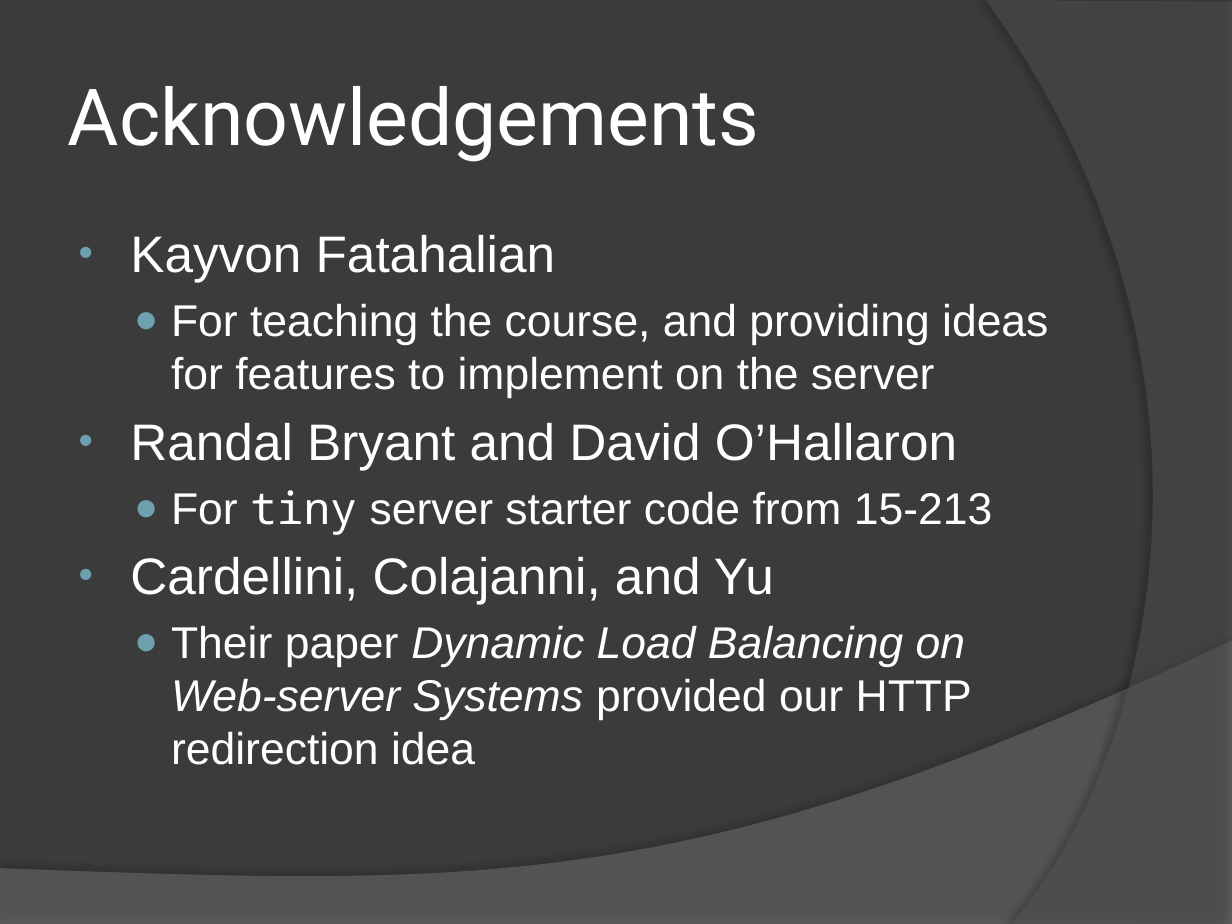
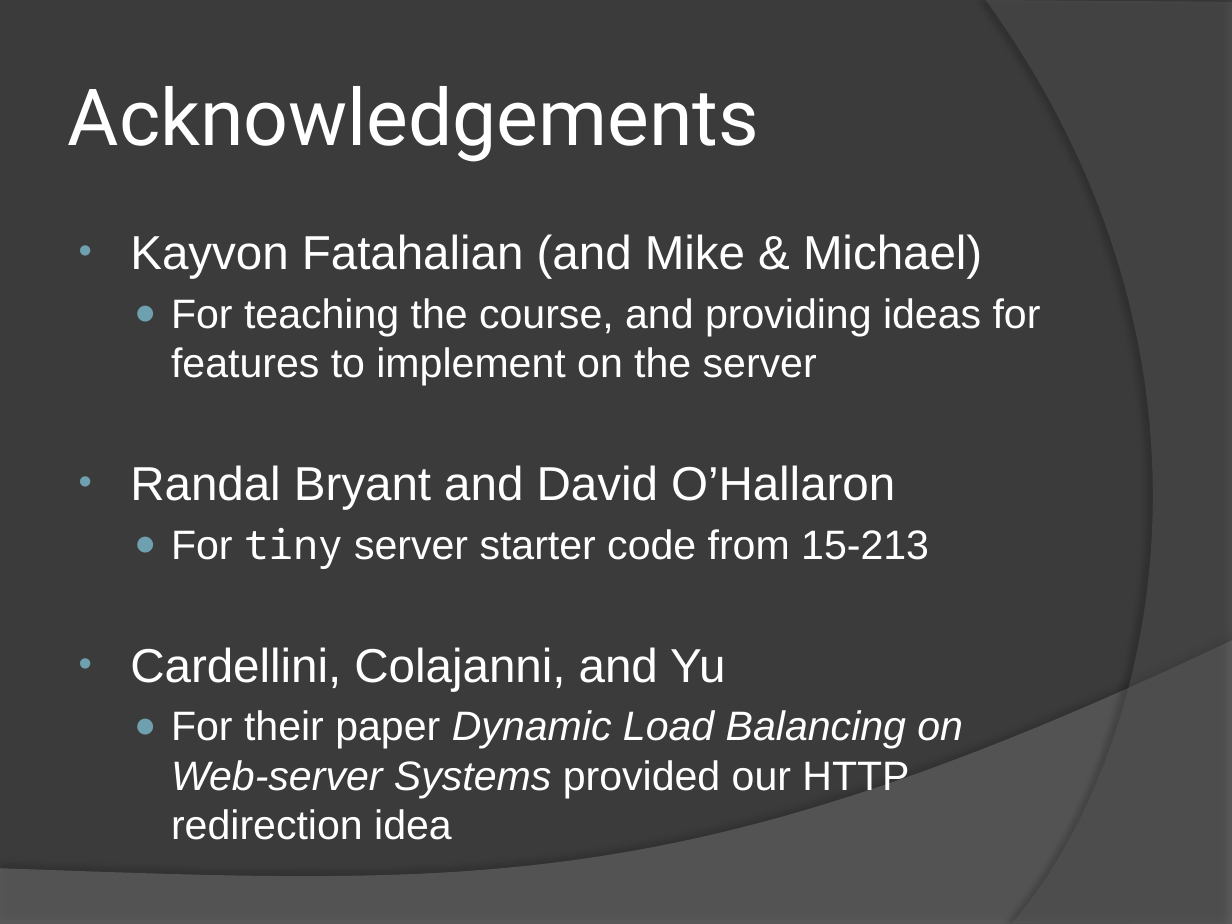
Before and after one commit to 15418-Awesome-Server/Awesome-Web-Server, a slide deck: slide 17 of Awesome Web Server.pptx. Drawn at 1232x924 pixels with LibreOffice and Linux fonts; fonts in the diff are those of the drawing. Boxes give left, top, right and bottom in pixels: in the first picture for what was removed or moved away, otherwise in the second. Text is boxed around its words. In the diff, an @@ line names an element or a change of style, - is before the commit and + after.

Commit message:
changes to ppt

```diff
--- a/Awesome Web Server.pptx
+++ b/Awesome Web Server.pptx
@@ freeform shape at bbox=[986, 0, 1232, 924]: fill #5E5E5E at 40% opacity to #5F5F5F at 40% opacity @@
@@ text at bbox=[130, 234, 982, 278]: text changed; size 30 to 27.8 pt @@
-• Kayvon Fatahalian
+• Kayvon Fatahalian (and Mike & Michael)
@@ text at bbox=[130, 298, 1041, 691]: size 26 to 24.1 pt in "For teaching the course, and providing ideas ...", "For tiny server starter code from 15-213"; size 30 to 27.8 pt in "Randal Bryant and David O’Hallaron", "Cardellini, Colajanni, and Yu" @@
@@ freeform shape at bbox=[0, 641, 1232, 924]: fill #7F7F7F at 45% opacity to #808080 at 45% opacity @@
@@ text at bbox=[171, 710, 963, 840]: text changed; size 26 to 24.1 pt @@
-  ● Their paper Dynamic Load Balancing on Web-server Systems provided our HTTP redirection idea
+  ● For their paper Dynamic Load Balancing on Web-server Systems provided our HTTP redirection idea
```
Also in this commit, not shown: 16 other slides changed.
